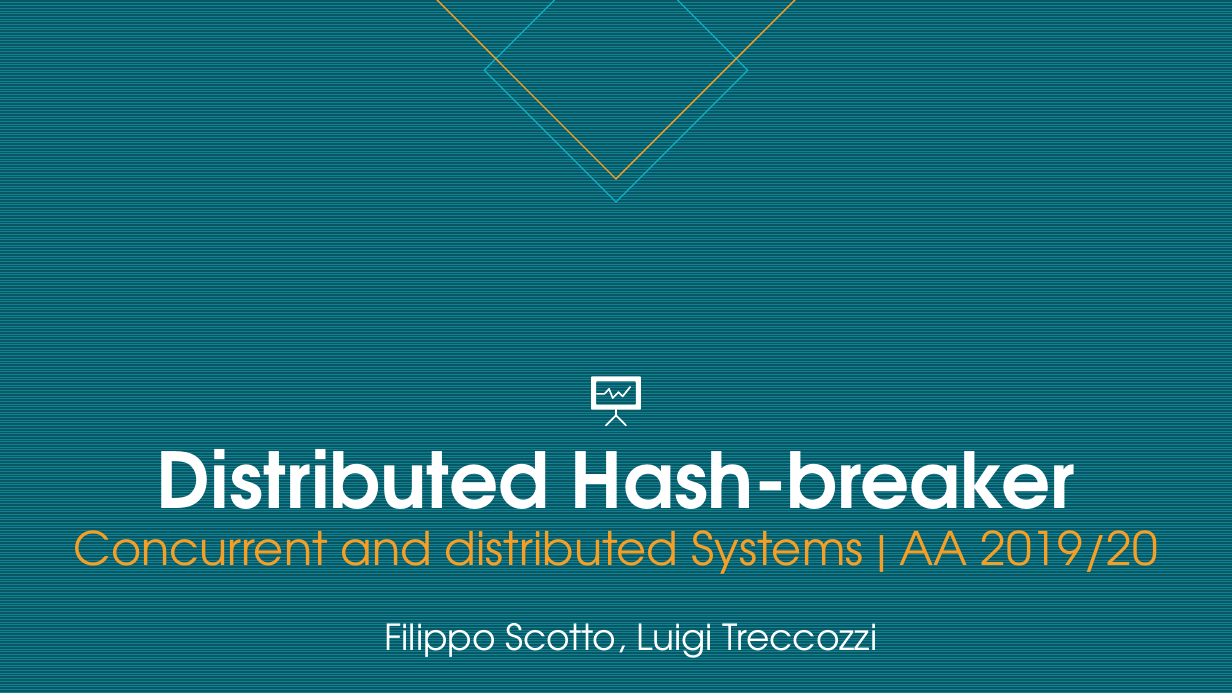
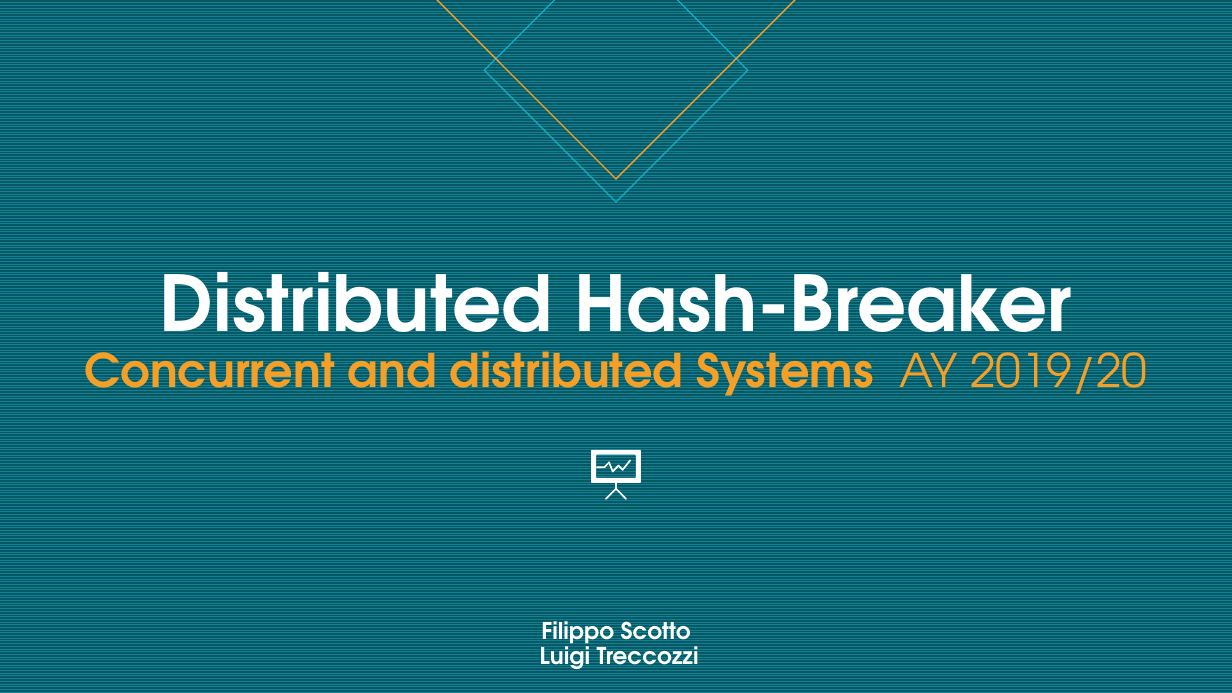
Before and after one commit to PippoGit/DistributedHashBreaker, a slide deck: slide 1 of Distributed Hash-breaker.pptx. Drawn at 1232x693 pixels with LibreOffice and Linux fonts; fonts in the diff are those of the drawing. Boxes give left, top, right and bottom in pixels: in the first picture for what was removed or moved away, otherwise in the second. Text is boxed around its words. In the diff, an @@ line names an element or a change of style, - is before the commit and + after.

```diff
--- a/Distributed Hash-breaker.pptx
+++ b/Distributed Hash-breaker.pptx
@@ title at [85,248,1147,407]: text changed; bold on @@
-Distributed Hash-breaker
-Concurrent and distributed Systems | AA 2019/20
+Distributed Hash-Breaker
+Concurrent and distributed Systems AY 2019/20
@@ freeform shape: place and size @@
-freeform shape at [592,376,641,426]
+freeform shape at [592,450,641,500]
@@ freeform shape: place and size @@
-freeform shape at [596,386,631,399]
+freeform shape at [596,460,631,473]
@@ text at [540,615,699,673]: text changed; size 28 to 18 pt; bold on @@
-Filippo Scotto, Luigi Treccozzi
+Filippo Scotto
+Luigi Treccozzi
```
Also in this commit, not shown: 2 other slides changed.
